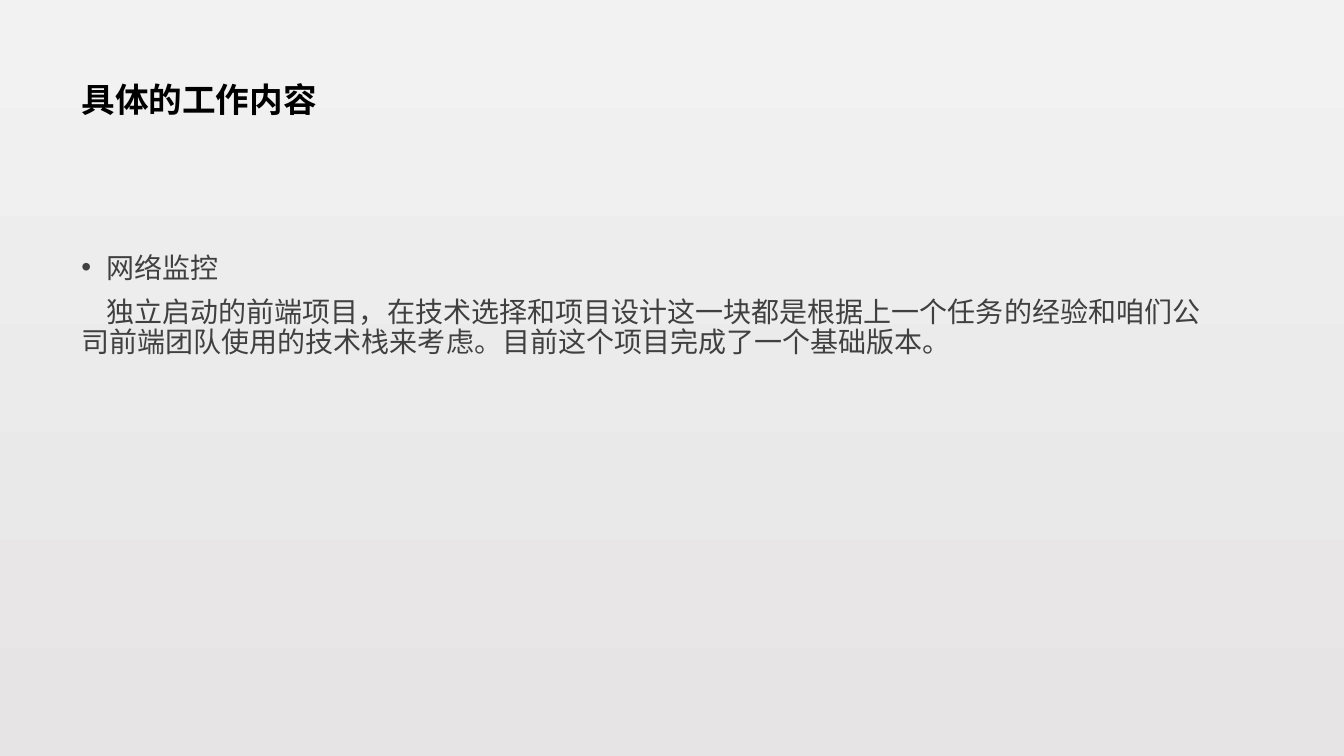
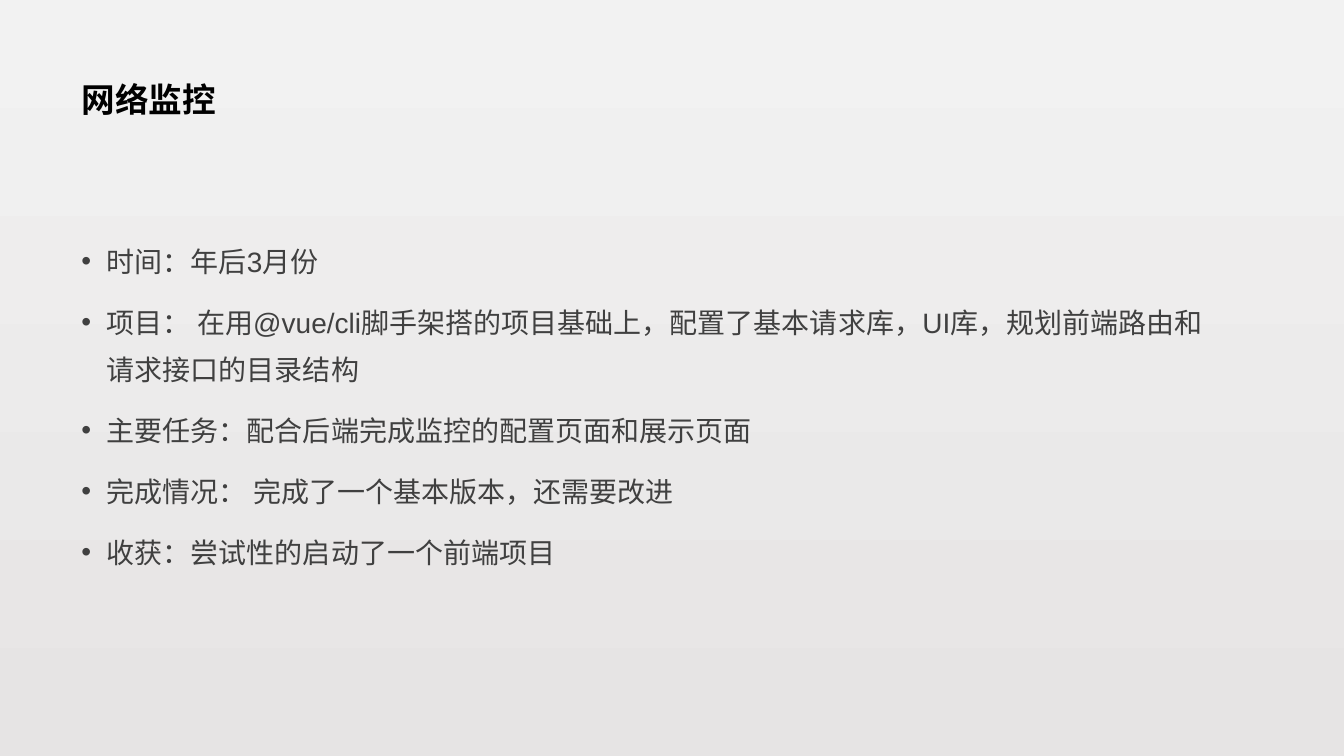
Before and after one commit to zepang/Rx_note, a slide deck: slide 12 of 赖泽海-试用期工作总结.pptx (slide 6 before the commit). Drawn at 1344x756 pixels with LibreOffice and Linux fonts; fonts in the diff are those of the drawing. Boxes give left, top, right and bottom in pixels: in the first picture for what was removed or moved away, otherwise in the second. Text is boxed around its words. In the diff, an @@ line names an element or a change of style, - is before the commit and + after.

Commit message:
工作总结添加图片

```diff
--- a/赖泽海-试用期工作总结.pptx
+++ b/赖泽海-试用期工作总结.pptx
@@ title at [81, 83, 215, 115]: text changed @@
-具体的工作内容
+网络监控
@@ text at [107, 248, 1203, 566]: text changed @@
-• 网络监控
-独立启动的前端项目，在技术选择和项目设计这一块都是根据上一个任务的经验和咱们公司前端团队使用的技术栈来考虑。目前这个项目完成了一个基础版本。
+• 时间：年后3月份
+• 项目： 在用@vue/cli脚手架搭的项目基础上，配置了基本请求库，UI库，规划前端路由和请求接口的目录结构
+• 主要任务：配合后端完成监控的配置页面和展示页面
+• 完成情况： 完成了一个基本版本，还需要改进
+• 收获：尝试性的启动了一个前端项目
```
Also in this commit, not shown: 8 other slides changed, 12 slides added, 1 slide removed.
